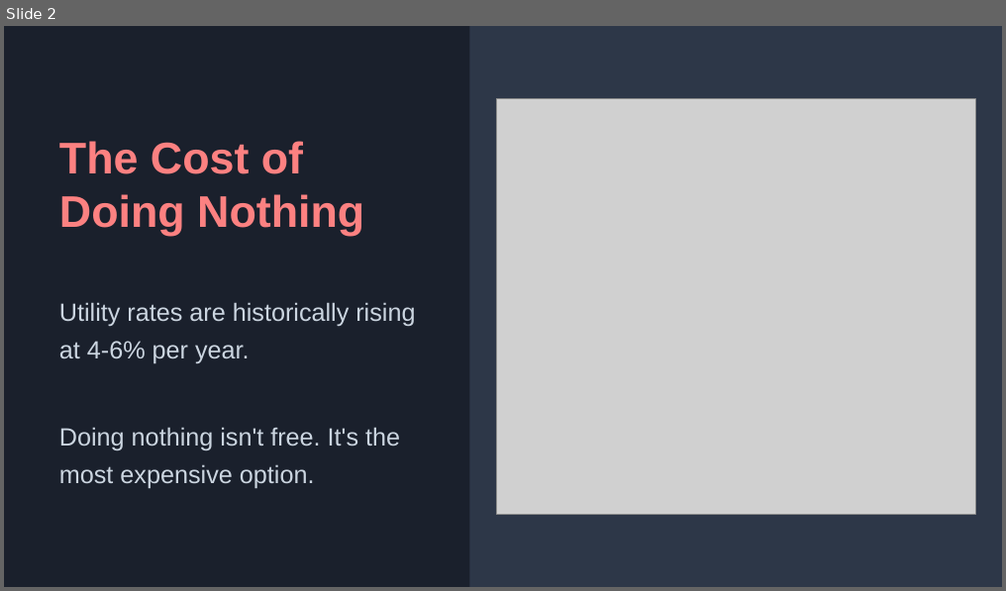
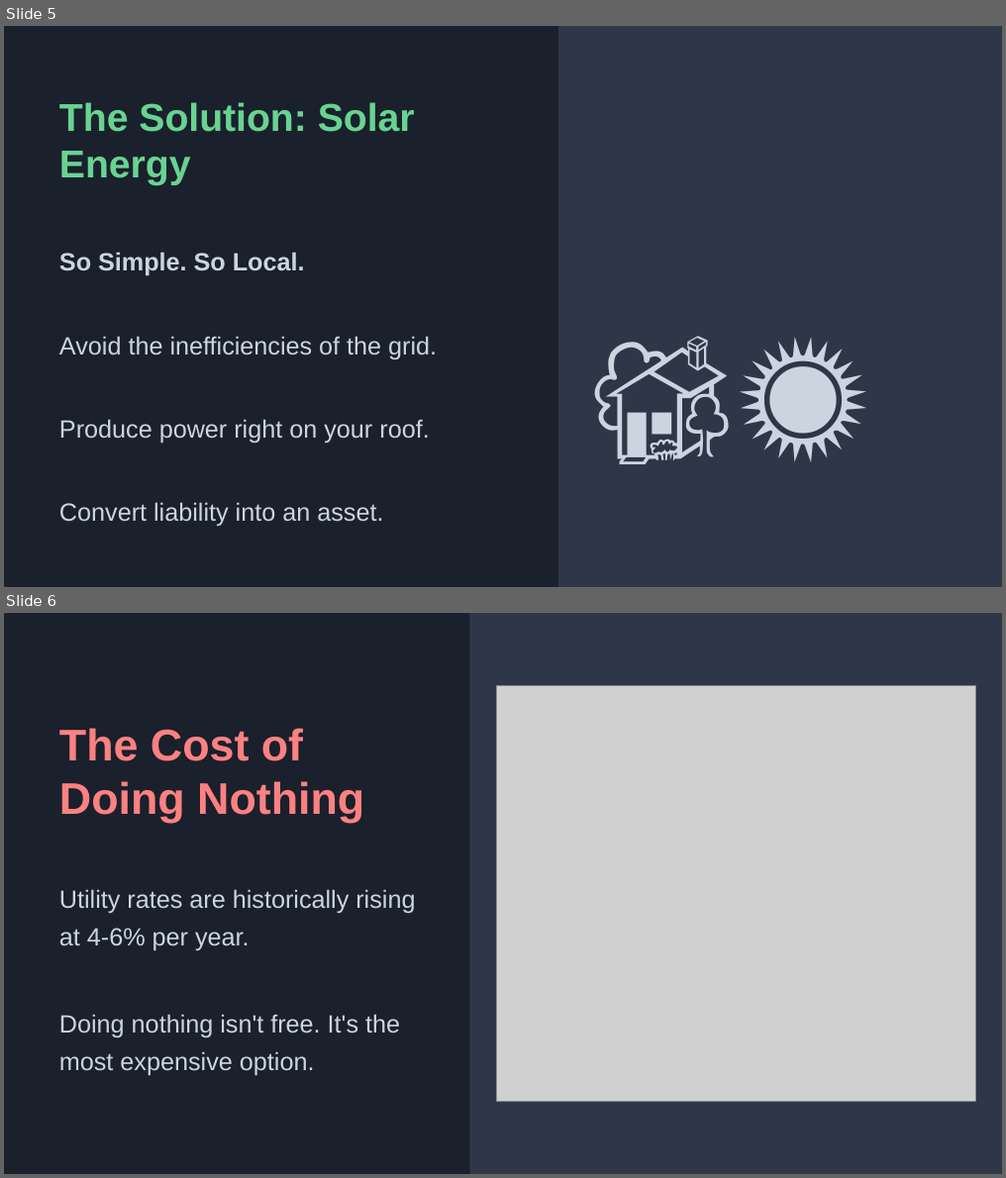
Before and after one commit to ralas90-art/solar-trainer, a slide deck: frontend/public/downloads/In_Home_Presentation.pptx. Shown one above the other, each under a label of ours: slide 2 before the commit, slides 5 and 6 after it. The pictures are 1006x591 and 1006x1178 pixels, drawn with LibreOffice and Linux fonts; fonts in the diff are those of the drawing; grey boxes stand for pictures. Boxes give left, top, right and bottom in pixels: in the first picture for what was removed or moved away, otherwise in the second. Text is boxed around its words. In the diff, an @@ line names an element or a change of style, - is before the commit and + after.

```diff
--- a/frontend/public/downloads/In_Home_Presentation.pptx
+++ b/frontend/public/downloads/In_Home_Presentation.pptx
@@ slide 5 added at bbox=[4, 26, 1002, 587], background #1A202C @@
@@ rectangle added at bbox=[558, 26, 1002, 586], fill #2D3748 @@
@@ text added at bbox=[59, 102, 415, 185], 28 pt, text #68D391, bold @@
+The Solution: Solar Energy
@@ text added at bbox=[59, 252, 305, 276], 18 pt, text #CBD5E0, bold @@
+So Simple. So Local.
@@ text added at bbox=[590, 262, 978, 470], 100 pt, text #CBD5E0 @@
+🏡☀️
@@ text added at bbox=[59, 336, 437, 360], 18 pt, text #CBD5E0 @@
+Avoid the inefficiencies of the grid.
@@ text added at bbox=[59, 419, 429, 444], 18 pt, text #CBD5E0 @@
+Produce power right on your roof.
@@ text added at bbox=[59, 502, 383, 526], 18 pt, text #CBD5E0 @@
+Convert liability into an asset.
@@ what was slide 2 is now slide 6 @@
```
Also in this commit, not shown: 7 other slides added, 2 slides removed, 18 other files.
